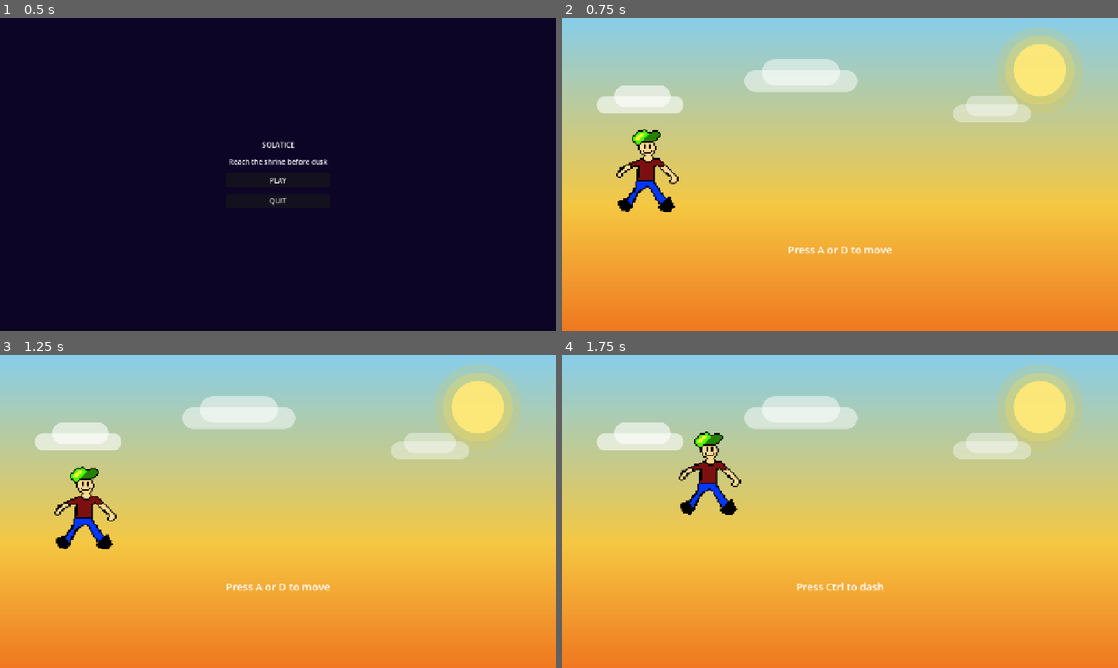
Above: before the commit, frames 1-4 (two rows, left to right).
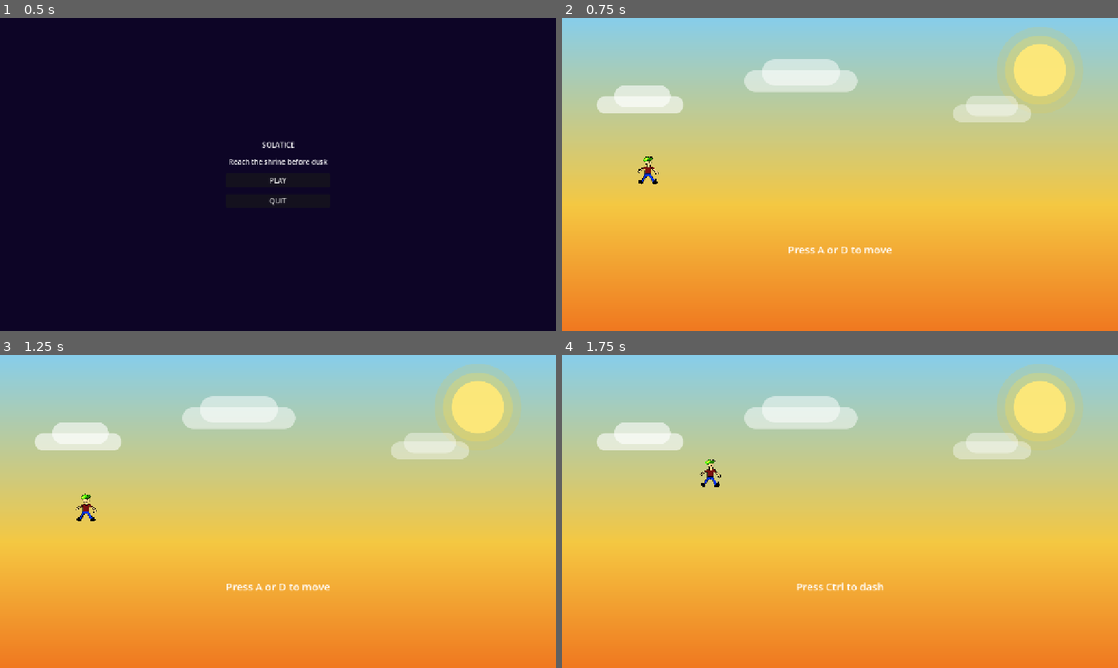
Above: after the commit, the same moments.

Repository: jchildree/Solatice-Gam-Jam-26
Game: Godot game, scene res://scenes/main_menu.tscn
The game is run twice, just before and just after one commit, with the same random seed, the same clock (stepped at 60 frames per second) and the same inputs.
Inputs:
- Up to frame 1 (0.5 s): no input
- Up to frame 2 (0.75 s): click "PLAY" at 0.5 s
- Up to frame 3 (1.25 s): no input
- Up to frame 4 (1.75 s): tap A (move_left) at 1.25 s; hold D (move_right) from 1.28 s (still down); tap Shift (dash) at 1.35 s; tap Space (jump) at 1.52 s

Frame 1 is identical in both runs. In frame 2, 1.2% of the frame differs, in the area x 9-21%, y 35-62%; in frame 3, 1.2%; in frame 4, 1.2%.

Commit message:
fix(player): scale character sprite down by 1/3 to fit hitbox

Diff:
--- a/scenes/game.tscn
+++ b/scenes/game.tscn
@@ -29,6 +29,7 @@
 shape = SubResource("CS_player")
 
 [node name="Sprite2D" type="Sprite2D" parent="Player"]
+scale = Vector2(0.333, 0.333)
 texture = ExtResource("5_spr01")
 
 [node name="DuskTimer" type="Node" parent="." groups=["dusk_timer"]]
--- a/scenes/tutorial.tscn
+++ b/scenes/tutorial.tscn
@@ -36,6 +36,7 @@
 shape = SubResource("CS_player")
 
 [node name="Sprite2D" type="Sprite2D" parent="Player"]
+scale = Vector2(0.333, 0.333)
 texture = ExtResource("5_spr")
 
 [node name="DuskTimer" type="Node" parent="." groups=["dusk_timer"]]
--- a/scripts/player.gd
+++ b/scripts/player.gd
@@ -24,7 +24,7 @@
 const WALL_JUMP_LOCKOUT_TIME = 0.15
 const APEX_GRAVITY_MULT = 0.69
 const APEX_THRESHOLD = 80.0
-const BASE_SCALE = Vector2(1.0, 1.0)
+const BASE_SCALE = Vector2(0.333, 0.333)
 
 var _run_tween: Tween
 var _running: bool = false
